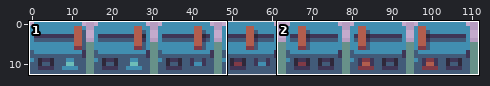
Sprite sheet: assets/sprites/switch.png. The picture above shows the old version from afar; the outline marks the close-up.
Close-up. First the earlier version:
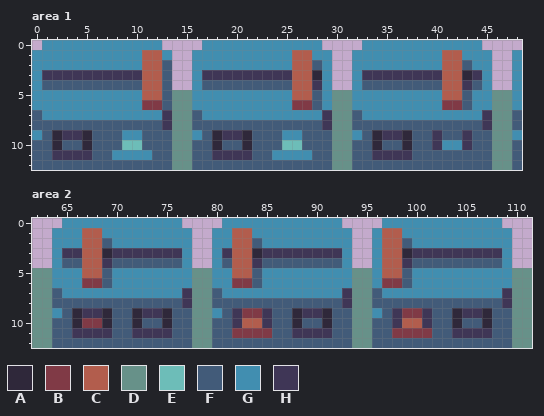
The file is 224x26 pixels, drawn in blocks of 2x2; one block is one cell here. Shown: area 1: x 0..48, y 0..12; area 2: x 62..111, y 0..12.
Palette (. is transparent): A #2f283a  B #803a46  C #b25d4d  D #679189  E #6dbdb8  F #425b79  G #418eb0  H #3f3656
Pixels before, area 1, first column x 0:
 0 .GGGGGGGGGGGG....GGGGGGGGGGGG....GGGGGGGGGGGG....
 1 GGGGGGGGGGGCCG..GGGGGGGGGGCCGG..GGGGGGGGGCCGGG..G
 2 GGGGGGGGGGGCCF..GGGGGGGGGGCCFG..GGGGGGGGGCCFGG..G
 3 GHHHHHHHHHHCCF..GHHHHHHHHHCCAG..GHHHHHHHHCCAHG..G
 4 GFFFFFFFFFFCCF..GFFFFFFFFFCCHG..GFFFFFFFFCCHFG..G
 5 GGGGGGGGGGGCCFDDGGGGGGGGGGCCFGDDGGGGGGGGGCCFGGDDG
 6 GGGGGGGGGGGBBFDDGGGGGGGGGGBBFGDDGGGGGGGGGBBFGGDDG
 7 FGGGGGGGGGGGGHDDFGGGGGGGGGGGGHDDFGGGGGGGGGGGGHDDF
 8 FFFFFFFFFFFFFHDDFFFFFFFFFFFFFHDDFFFFFFFFFFFFFHDDF
 9 GFAHHAFFFGGFFFDDGFAHHAFFFGGFFFDDGFAHHAFFHFFHFFDDG
10 FFAFFAFFFEEFFFDDFFAFFAFFFEEFFFDDFFAFFAFFHGGHFFDDF
11 FFHHHHFFGGGGFFDDFFHHHHFFGGGGFFDDFFHHHHFFFFFFFFDDF
12 FFFFFFFFFFFFFFDDFFFFFFFFFFFFFFDDFFFFFFFFFFFFFFDDF
Pixels before, area 2, first column x 62:
 0 ...GGGGGGGGGGGG....GGGGGGGGGGGG....GGGGGGGGGGGG...
 1 ..GGGCCGGGGGGGGG..GGCCGGGGGGGGGG..GCCGGGGGGGGGGG..
 2 ..GGGCCFGGGGGGGG..GGCCFGGGGGGGGG..GCCFGGGGGGGGGG..
 3 ..GHHCCAHHHHHHHG..GHCCAHHHHHHHHG..GCCAHHHHHHHHHG..
 4 ..GFFCCHFFFFFFFG..GFCCHFFFFFFFFG..GCCHFFFFFFFFFG..
 5 DDGGGCCFGGGGGGGGDDGGCCFGGGGGGGGGDDGCCFGGGGGGGGGGDD
 6 DDGGGBBFGGGGGGGGDDGGBBFGGGGGGGGGDDGBBFGGGGGGGGGGDD
 7 DDFGGGGGGGGGGGGHDDFGGGGGGGGGGGGHDDFGGGGGGGGGGGGHDD
 8 DDFFFFFFFFFFFFFHDDFFFFFFFFFFFFFHDDFFFFFFFFFFFFFHDD
 9 DDGFAHHAFFAHHAFFDDGFHBBHFFAHHAFFDDGFHBBHFFAHHAFFDD
10 DDFFABBAFFAFFAFFDDFFHCCHFFAFFAFFDDFFHCCHFFAFFAFFDD
11 DDFFHHHHFFHHHHFFDDFFBBBBFFHHHHFFDDFFBBBBFFHHHHFFDD
12 DDFFFFFFFFFFFFFFDDFFFFFFFFFFFFFFDDFFFFFFFFFFFFFFDD
The result:
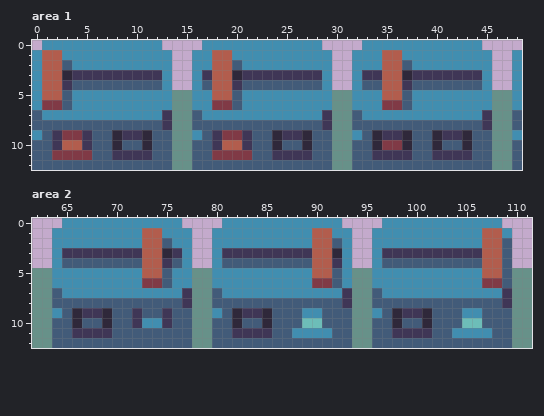
Author's note on the commit: door inherits switch class, flips switch sprites
Edits made:
Changed rows in their new state; - is an unchanged pixel.
Area 1:
first column x 1:
 1 CC--------GG-----CC------GG-------CC----GG-
 2 CCF-------GGG----CCF-----GGG------CCF---GGG
 3 CCA-------HHG----CCA-----HHH------CCA---HHH
 4 CCH-------FFG----CCH-----FFF------CCH---FFF
 5 CCF-------GGG----CCF-----GGG------CCF---GGG
 6 BBF-------GGG----BBF-----GGG------BBF---GGG
 9 -HBBH--AHHA------HBBH--AHHA------------AHHA
10 -HCCH--AFFA------HCCH--AFFA-------BB---AFFA
11 -BBBB--HHHH------BBBB--HHHH------------HHHH
Area 2:
first column x 67:
 1 GG----CC-------GG------CC-----GG--------CC-
 2 GGG---CCF------GGG-----CCF----GGG-------CCF
 3 HHH---CCA------HHH-----CCA----HHH-------CCF
 4 FFF---CCH------FFF-----CCH----FFF-------CCF
 5 GGG---CCF------GGG-----CCF----GGG-------CCF
 6 GGG---BBF------GGG-----BBF----GGG-------BBF
 9 -----HFFH------AHHA--FGGF------AHHA--FGGF--
10 FF---HGGH------AFFA--FEEF------AFFA--FEEF--
11 -----FFFF------HHHH--GGGG------HHHH--GGGG--
Changed places in both close-ups, as pixel boxes (x1, y1, x2, y2):
changed: (42, 50, 172, 160)
changed: (212, 50, 322, 160)
changed: (382, 50, 472, 160)
changed: (82, 228, 172, 338)
changed: (232, 228, 512, 338)
